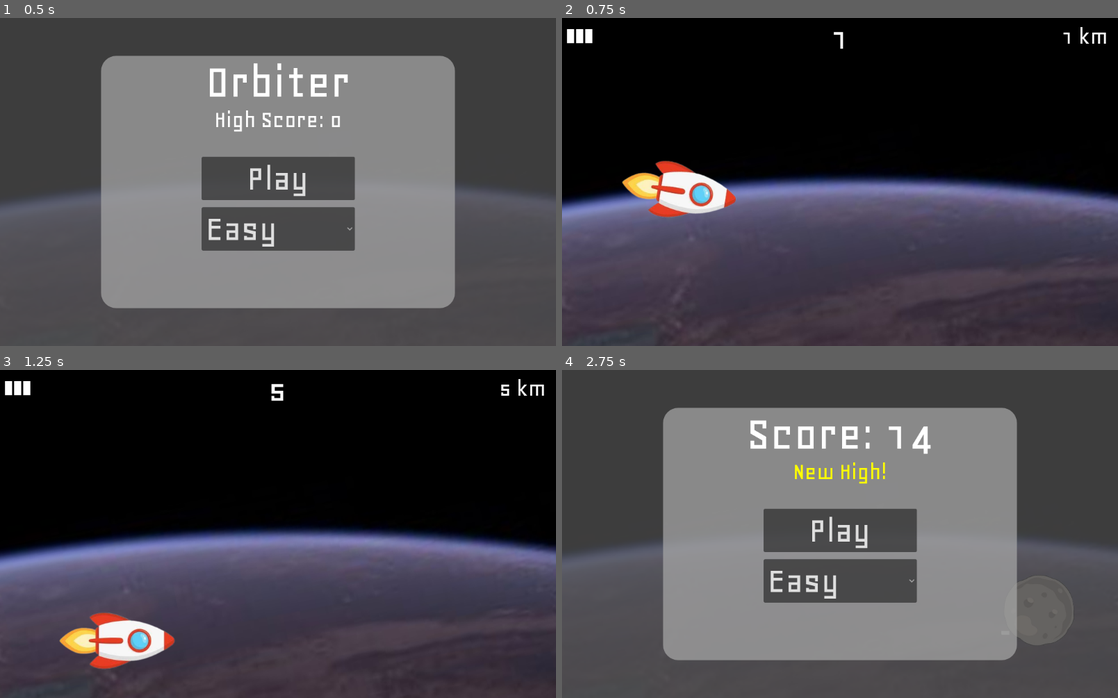
Above: before the commit, frames 1-4 (two rows, left to right).
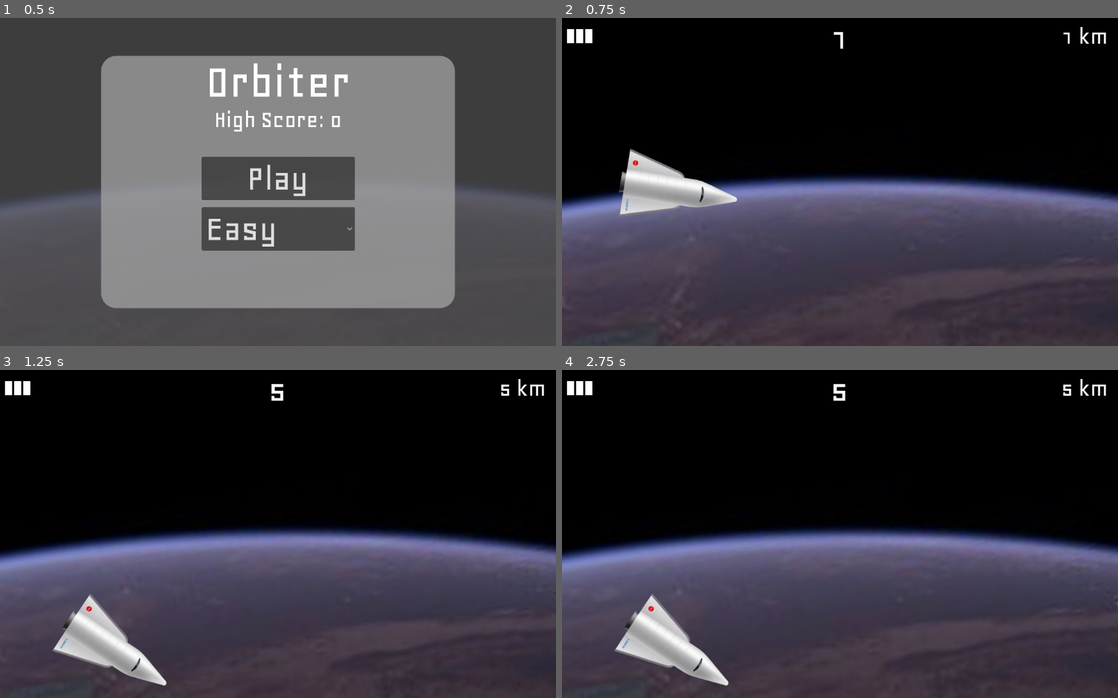
Above: after the commit, the same moments.

Repository: ZYX-2727/Orbiter
Game: Godot game, scene res://scenes/main.tscn
The game is run twice, just before and just after one commit, with the same random seed, the same clock (stepped at 60 frames per second) and the same inputs.
Inputs (mouse positions are in pixels of both pictures, inside the frame that each line leads up to):
- Up to frame 1 (0.5 s): no input
- Up to frame 2 (0.75 s): click "Play" at 0.5 s
- Up to frame 3 (1.25 s): no input
- Up to frame 4 (2.75 s): hold Up (up) 1.28-2 s; tap Space (shoot) at 1.35 s; click (840, 530) at 2 s, where only the run after the commit has a clickable "Play"

Frame 1 is identical in both runs. In frame 2, 2.6% of the frame differs, in the area x 10-32%, y 39-61%; in frame 3, 2.9%; in frame 4, 85%, in the area x 0-100%, y 0-100%.

Commit message:
fix timing system + add polishes

Diff:
--- a/scenes/asteroid.tscn
+++ b/scenes/asteroid.tscn
@@ -2,6 +2,7 @@
 
 [ext_resource type="Script" uid="uid://hipn7pim1u0e" path="res://scripts/asteroid.gd" id="1_6mo6b"]
 [ext_resource type="Texture2D" uid="uid://bxp1aiq7wsiok" path="res://assets/ast-removebg-preview.png" id="1_akfqu"]
+[ext_resource type="FontFile" uid="uid://b2muai3i6vj2y" path="res://assets/Geo-Regular.ttf" id="2_t4se3"]
 
 [sub_resource type="CircleShape2D" id="CircleShape2D_akfqu"]
 radius = 140.22838
@@ -9,10 +10,24 @@
 [node name="Asteroid" type="Area2D" unique_id=9759962]
 script = ExtResource("1_6mo6b")
 
+[node name="Points" type="Label" parent="." unique_id=1875263771]
+offset_left = -44.0
+offset_top = -35.0
+offset_right = 45.0
+offset_bottom = 28.0
+theme_override_colors/font_color = Color(0, 1, 0, 1)
+theme_override_fonts/font = ExtResource("2_t4se3")
+theme_override_font_sizes/font_size = 60
+text = "+20"
+
 [node name="Texture" type="Sprite2D" parent="." unique_id=269983257]
 texture = ExtResource("1_akfqu")
 
 [node name="CollisionShape2D" type="CollisionShape2D" parent="." unique_id=819549231]
 shape = SubResource("CircleShape2D_akfqu")
 
+[node name="Timer" type="Timer" parent="." unique_id=1529998711]
+one_shot = true
+
 [connection signal="body_entered" from="." to="." method="_on_body_entered"]
+[connection signal="timeout" from="Timer" to="." method="_on_timer_timeout"]
--- a/scenes/main.tscn
+++ b/scenes/main.tscn
@@ -43,3 +43,13 @@
 texture = ExtResource("5_tbgi4")
 
 [node name="Menu" parent="." unique_id=686618189 instance=ExtResource("3_sugp2")]
+
+[node name="AsteroidTimer" type="Timer" parent="." unique_id=794957879]
+wait_time = 1.5
+autostart = true
+
+[node name="BulletTimer" type="Timer" parent="." unique_id=1031630865]
+one_shot = true
+
+[connection signal="timeout" from="AsteroidTimer" to="." method="_on_asteroid_timer_timeout"]
+[connection signal="timeout" from="BulletTimer" to="." method="_on_bullet_timer_timeout"]
--- a/scenes/player.tscn
+++ b/scenes/player.tscn
@@ -1,10 +1,10 @@
 [gd_scene format=3 uid="uid://dcpnvrcfwsbjb"]
 
-[ext_resource type="Texture2D" uid="uid://dbtx7vxumju1a" path="res://assets/rs-removebg-preview.png" id="1_3vyb7"]
 [ext_resource type="Script" uid="uid://cmew5xorw05pq" path="res://scripts/player.gd" id="1_g2els"]
+[ext_resource type="Texture2D" uid="uid://bbsqaodf8p718" path="res://assets/space-shuttle-rocket-3d-realistic-vector-40780639-removebg-preview.png" id="2_g2els"]
 
-[sub_resource type="RectangleShape2D" id="RectangleShape2D_g2els"]
-size = Vector2(113, 231)
+[sub_resource type="ConvexPolygonShape2D" id="ConvexPolygonShape2D_qhqgy"]
+points = PackedVector2Array(0.49999496, -115.5, 70.50001, 113.5, -69.49999, 113.5)
 
 [sub_resource type="ParticleProcessMaterial" id="ParticleProcessMaterial_g2els"]
 particle_flag_disable_z = true
@@ -21,11 +21,12 @@
 
 [node name="CollisionShape2D" type="CollisionShape2D" parent="." unique_id=1401966273]
 position = Vector2(-0.5000002, -3.5)
-shape = SubResource("RectangleShape2D_g2els")
+shape = SubResource("ConvexPolygonShape2D_qhqgy")
 
 [node name="Texture" type="Sprite2D" parent="." unique_id=34743336]
-scale = Vector2(0.73274726, 0.73274726)
-texture = ExtResource("1_3vyb7")
+position = Vector2(2.3841858e-07, 2.3841858e-07)
+scale = Vector2(0.71677524, 0.71677524)
+texture = ExtResource("2_g2els")
 
 [node name="GPUParticles2D" type="GPUParticles2D" parent="." unique_id=756627860]
 emitting = false
--- a/scripts/asteroid.gd
+++ b/scripts/asteroid.gd
@@ -14,10 +14,15 @@
 
 func _physics_process(delta: float) -> void:
 	if destroyed:
-		queue_free()
-
-	rotation_degrees += ROTATION
-	position.x -= SPEED * delta
+		if has_node("Texture"):
+			$CollisionShape2D.queue_free()
+			$Texture.queue_free()
+			rotation_degrees = 0
+			scale = Vector2(1, 1)
+			$Timer.start()
+	else:
+		rotation_degrees += ROTATION
+		position.x -= SPEED * delta
 
 
 func _on_body_entered(body: Node2D) -> void:
@@ -26,3 +31,7 @@
 
 func _on_start(_difficulty: int) -> void:
 	queue_free()
+
+
+func _on_timer_timeout() -> void:
+	queue_free()
--- a/scripts/main.gd
+++ b/scripts/main.gd
@@ -3,7 +3,6 @@
 var EARTH_COEFFICENT = 0.2 #360/(90 * 60)
 #360/(time secs) = earth coefficent, so 90 mins would be ^
 
-var time_passed: float = 0
 var between_asteroids = 1.5
 var asteroid_pre: PackedScene
 var player_pre: PackedScene
@@ -70,12 +69,6 @@
 
 # Called every frame. 'delta' is the elapsed time since the previous frame.
 func _process(delta: float) -> void:
-	time_passed += delta
-	if time_passed > between_asteroids:
-		time_passed -= between_asteroids
-		var new_asteroid = asteroid_pre.instantiate()
-		new_asteroid.position = Vector2(1200, randi_range(50, 600))
-		add_child(new_asteroid)
 	$Earth.rotation_degrees -= EARTH_COEFFICENT * delta
 
 	if playing:
@@ -126,6 +119,8 @@
 		between_asteroids = 1.5
 	elif difficulty == 2:
 		between_asteroids = 1
+	$AsteroidTimer.wait_time = between_asteroids
+	$AsteroidTimer.start() #Restart
 
 	playing = true
 	$HUD.show()
@@ -137,3 +132,16 @@
 
 func _on_asteroid_destroyed() -> void:
 	asteroids_destroyed += 1
+
+
+func _on_asteroid_timer_timeout() -> void:
+	var new_asteroid = asteroid_pre.instantiate()
+	new_asteroid.position = Vector2(1200, randi_range(50, 600))
+	add_child(new_asteroid)
+
+	$BulletTimer.start()
+	$BulletTimer.wait_time = between_asteroids/2
+
+
+func _on_bullet_timer_timeout() -> void:
+	pass # Replace with function body.
Binary file added: assets/space-shuttle-rocket-3d-realistic-vector-40780639-removebg-preview.png
Not shown, added: assets/space-shuttle-rocket-3d-realistic-vector-40780639-removebg-preview.png.import
